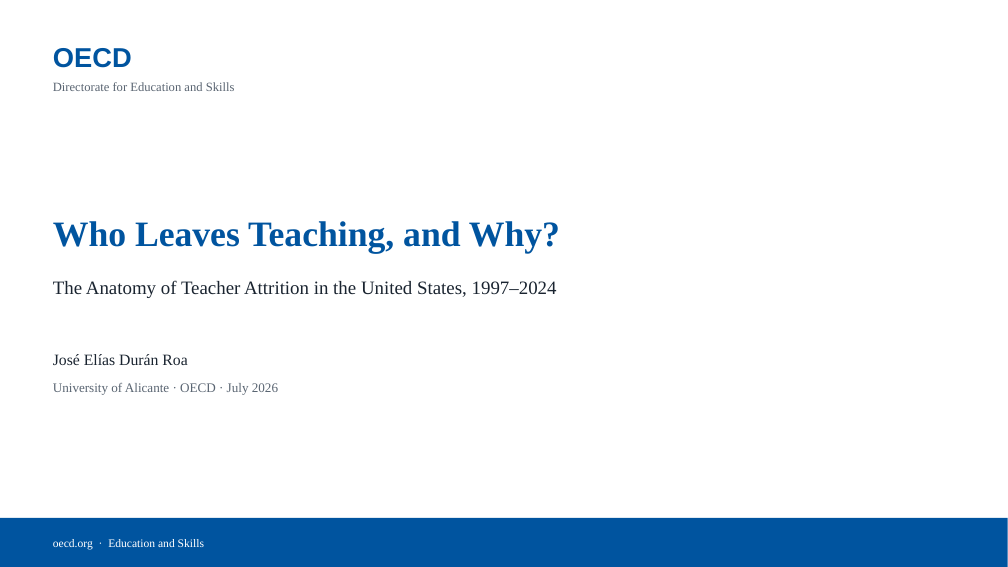
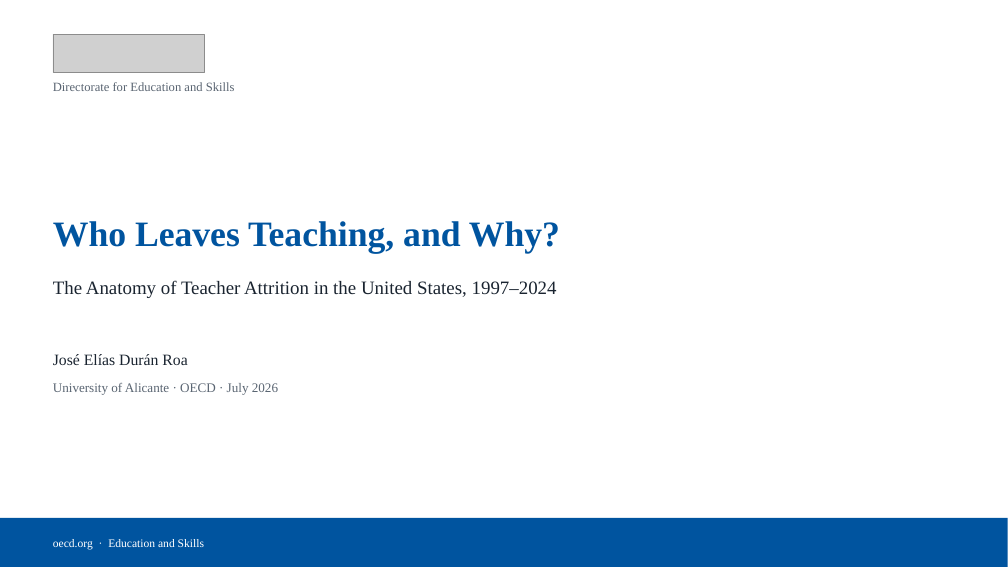
Before and after one commit to jedr1-ship-it/Alternative-Pathways----Quant, a slide deck: slide 1 of report/teacher_attrition_figures.pptx. Drawn at 1008x567 pixels with LibreOffice and Linux fonts; fonts in the diff are those of the drawing; grey boxes stand for pictures. Boxes give left, top, right and bottom in pixels: in the first picture for what was removed or moved away, otherwise in the second. Text is boxed around its words. In the diff, an @@ line names an element or a change of style, - is before the commit and + after.

```diff
--- a/report/teacher_attrition_figures.pptx
+++ b/report/teacher_attrition_figures.pptx
@@ text removed at [53, 48, 132, 68] @@
-OECD
@@ picture added at [53, 34, 204, 73] @@
```
